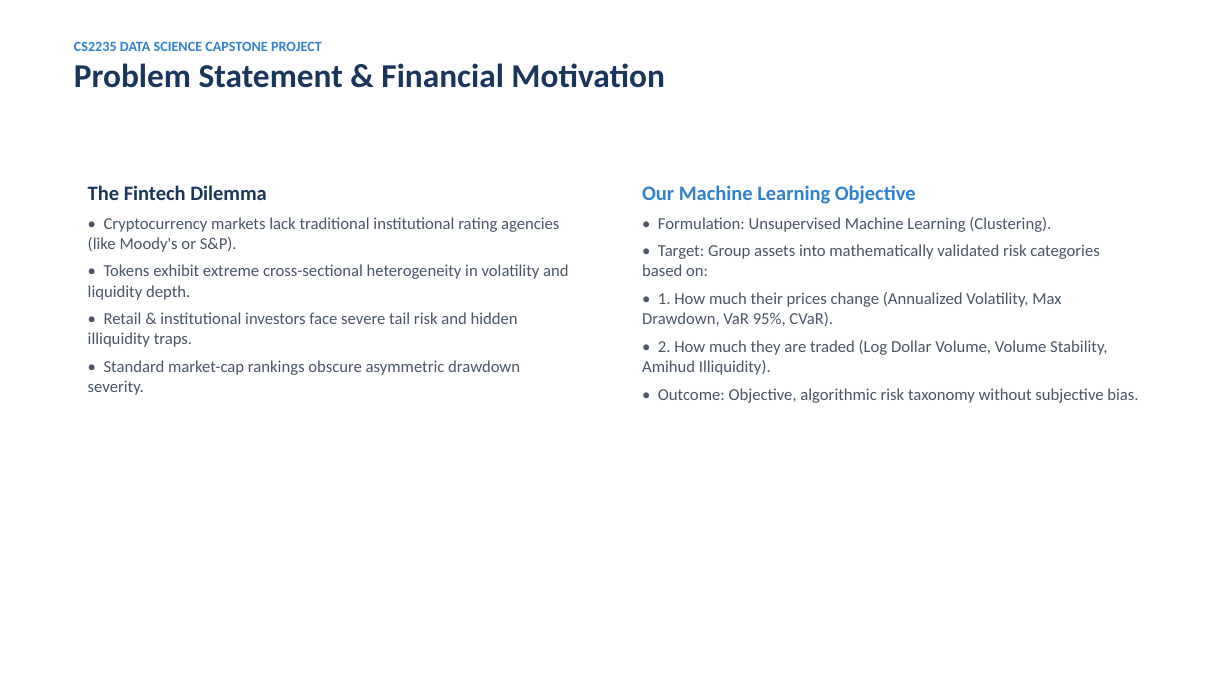
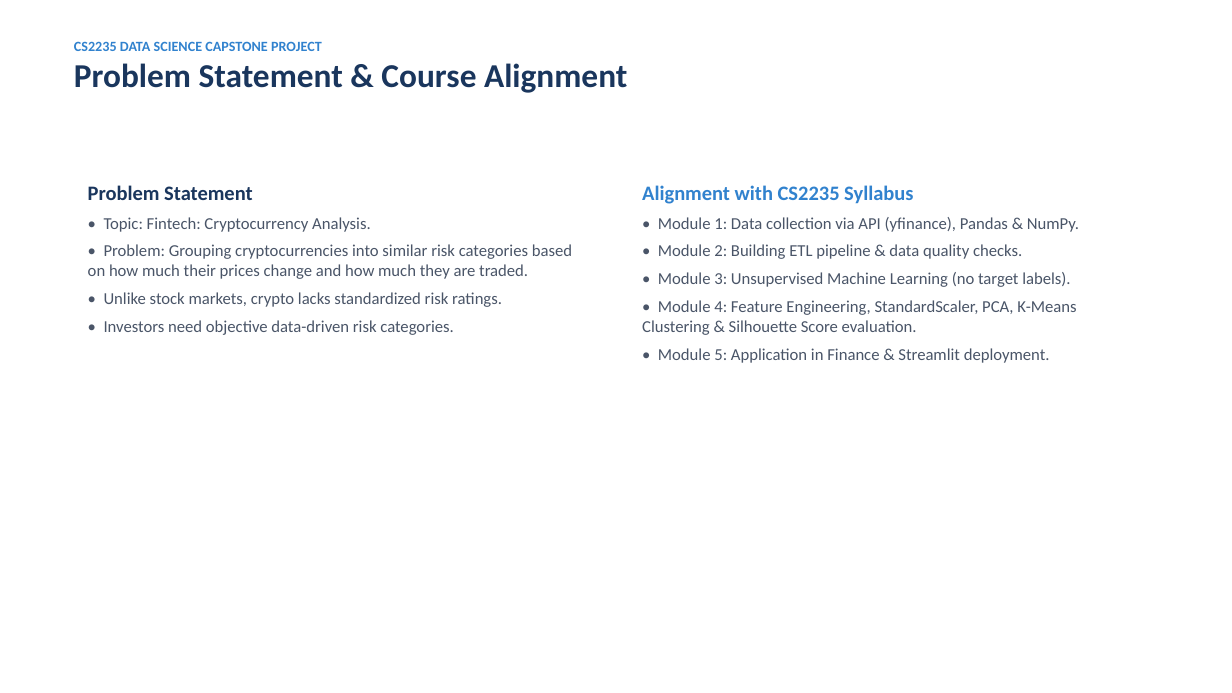
Before and after one commit to thanishasrao/Cryptocurrency-Risk-Analysis, a slide deck: slide 2 of presentation/crypto_risk_clustering_presentation.pptx. Drawn at 1232x693 pixels with LibreOffice and Linux fonts; fonts in the diff are those of the drawing. Boxes give left, top, right and bottom in pixels: in the first picture for what was removed or moved away, otherwise in the second. Text is boxed around its words. In the diff, an @@ line names an element or a change of style, - is before the commit and + after.

Commit message:
docs: strictly eliminate all non-syllabus concepts and algorithms

```diff
--- a/presentation/crypto_risk_clustering_presentation.pptx
+++ b/presentation/crypto_risk_clustering_presentation.pptx
@@ text at [74,63,627,93]: text changed @@
-Problem Statement & Financial Motivation
+Problem Statement & Course Alignment
@@ text at [88,185,572,335]: text changed @@
-The Fintech Dilemma
-• Cryptocurrency markets lack traditional institutional rating agencies (like Moody's or S&P).
-• Tokens exhibit extreme cross-sectional heterogeneity in volatility and liquidity depth.
-• Retail & institutional investors face severe tail risk and hidden illiquidity traps.
-• Standard market-cap rankings obscure asymmetric drawdown severity.
+Problem Statement
+• Topic: Fintech: Cryptocurrency Analysis.
+• Problem: Grouping cryptocurrencies into similar risk categories based on how much their prices change and how much they are traded.
+• Unlike stock markets, crypto lacks standardized risk ratings.
+• Investors need objective data-driven risk categories.
@@ text at [642,185,1079,363]: text changed @@
-Our Machine Learning Objective
-• Formulation: Unsupervised Machine Learning (Clustering).
-• Target: Group assets into mathematically validated risk categories based on:
-• 1. How much their prices change (Annualized Volatility, Max Drawdown, VaR 95%, CVaR).
-• 2. How much they are traded (Log Dollar Volume, Volume Stability, Amihud Illiquidity).
-• Outcome: Objective, algorithmic risk taxonomy without subjective bias.
+Alignment with CS2235 Syllabus
+• Module 1: Data collection via API (yfinance), Pandas & NumPy.
+• Module 2: Building ETL pipeline & data quality checks.
+• Module 3: Unsupervised Machine Learning (no target labels).
+• Module 4: Feature Engineering, StandardScaler, PCA, K-Means Clustering & Silhouette Score evaluation.
+• Module 5: Application in Finance & Streamlit deployment.
```
Also in this commit, not shown: 7 other slides changed, 8 other files.
